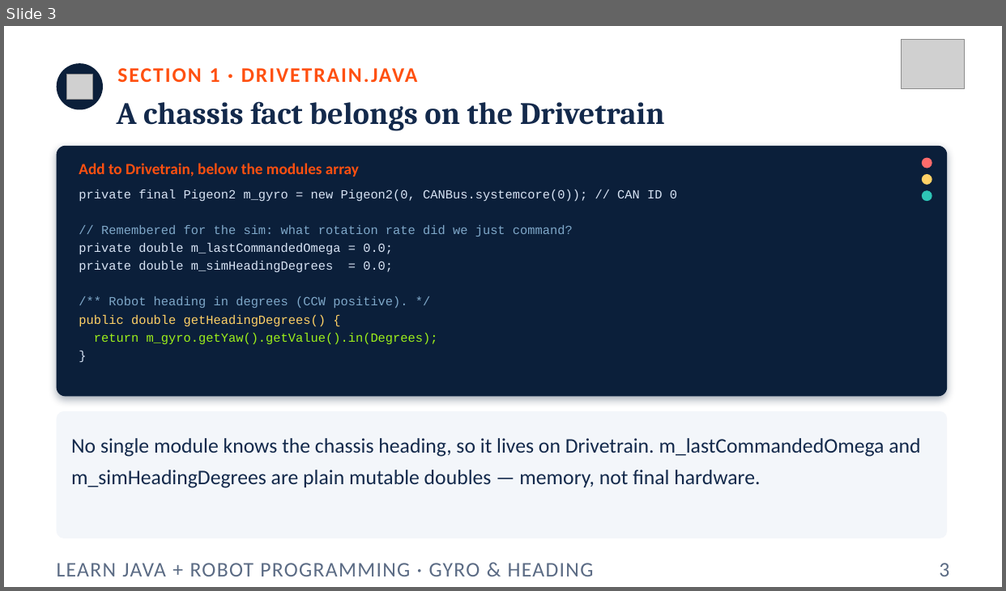
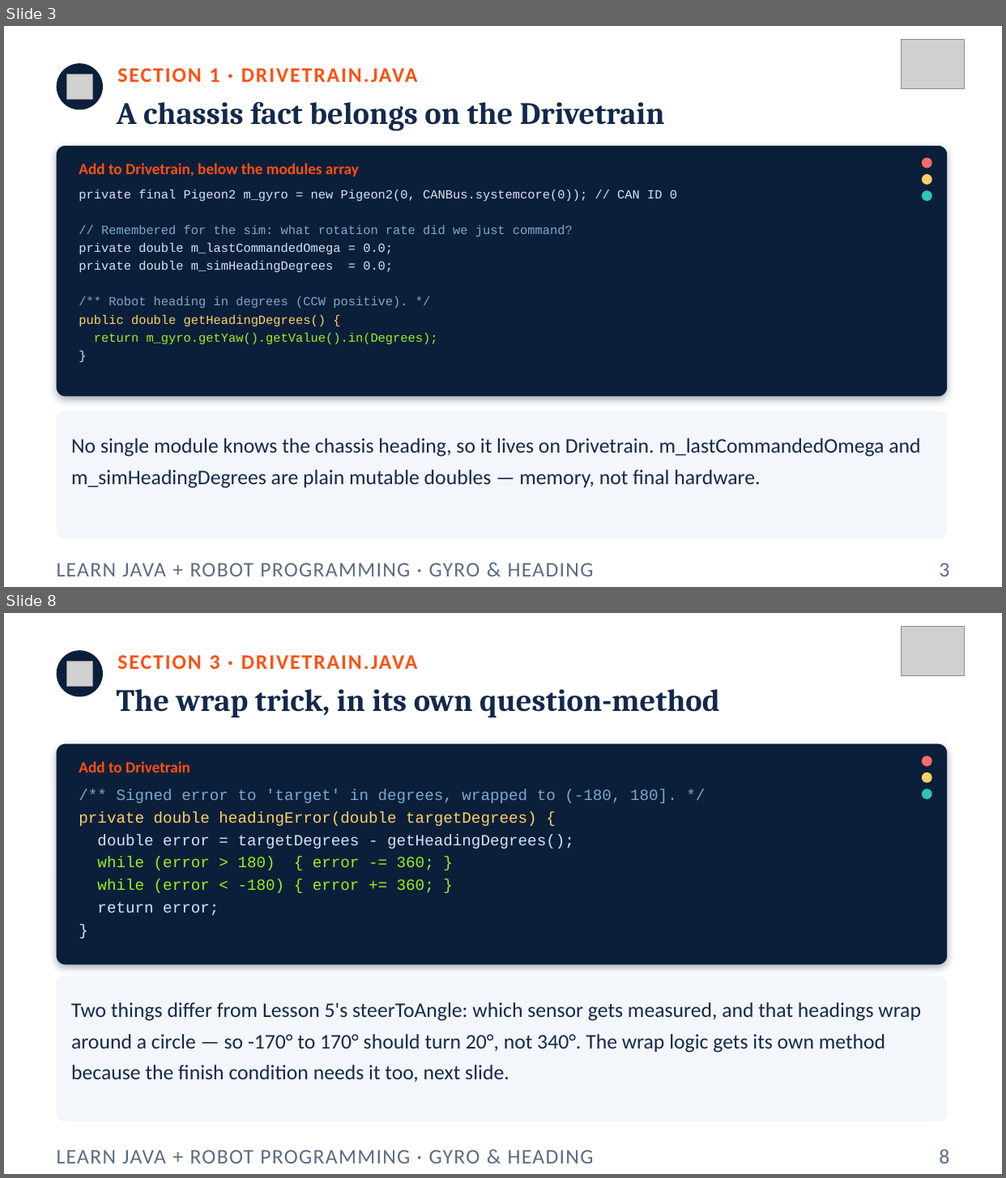
Before and after one commit to FRC5010/BasicRobotLessons, a slide deck: docs/presentations/v3/08-gyro-heading.pptx. Shown one above the other, each under a label of ours: slide 3 before the commit, slides 3 and 8 after it; the slides between them are not shown. The pictures are 1006x591 and 1006x1178 pixels, drawn with LibreOffice and Linux fonts; fonts in the diff are those of the drawing; grey boxes stand for pictures. Boxes give left, top, right and bottom in pixels: in the first picture for what was removed or moved away, otherwise in the second. Text is boxed around its words. In the diff, an @@ line names an element or a change of style, - is before the commit and + after.

```diff
--- a/docs/presentations/v3/08-gyro-heading.pptx
+++ b/docs/presentations/v3/08-gyro-heading.pptx
@@ slide 8 added at box(4, 613, 1002, 1174), background #FFFFFF @@
@@ picture added at box(901, 627, 965, 676) @@
@@ ellipse added at box(57, 650, 103, 697), fill #0B1F3A @@
@@ picture added at box(67, 661, 92, 687) @@
@@ text added at box(117, 655, 418, 669), 20 pt, text #FF5010, bold @@
+SECTION 3 · DRIVETRAIN.JAVA
@@ text added at box(117, 689, 720, 717), 30 pt, text #13294B, bold @@
+The wrap trick, in its own question-method
@@ rounded rectangle added at box(57, 744, 948, 965), fill #0B1F3A @@
@@ ellipse added at box(922, 756, 932, 766), fill #FF6B6B @@
@@ text added at box(79, 761, 190, 773), 15 pt, text #FF5010, bold @@
+Add to Drivetrain
@@ ellipse added at box(922, 773, 932, 783), fill #FFD166 @@
@@ text added at box(79, 790, 677, 916), 15 pt, text #D7E3F4 @@
+/** Signed error to 'target' in degrees, wrapped to (-180, 180]. */
+private double headingError(double targetDegrees) {
+double error = targetDegrees - getHeadingDegrees();
+while (error > 180) { error -= 360; }
+while (error < -180) { error += 360; }
+return error;
+}
@@ ellipse added at box(922, 789, 932, 799), fill #2EC4B6 @@
@@ rounded rectangle added at box(57, 976, 948, 1122), fill #F3F6FA @@
@@ text added at box(71, 1003, 921, 1082), 20 pt, text #13294B @@
+Two things differ from Lesson 5's steerToAngle: which sensor gets measured, and that headings wrap around a circle — so -170° to 170° should turn 20°, not 340°. The wrap logic gets its own method because the finish condition needs it too, next slide.
@@ text added at box(57, 1150, 594, 1164), 20 pt, text #5B6B84 @@
+LEARN JAVA + ROBOT PROGRAMMING · GYRO & HEADING
@@ text added at box(939, 1149, 949, 1164), 20 pt, text #5B6B84 @@
+8
```
Also in this commit, not shown: 9 slides changed, 4 other slides added, 2 other files.
